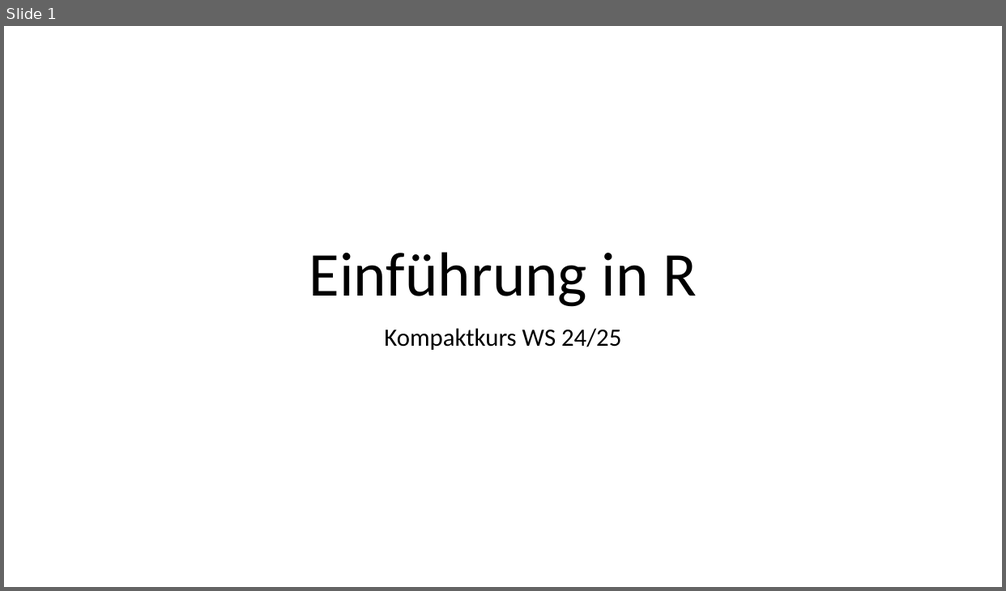
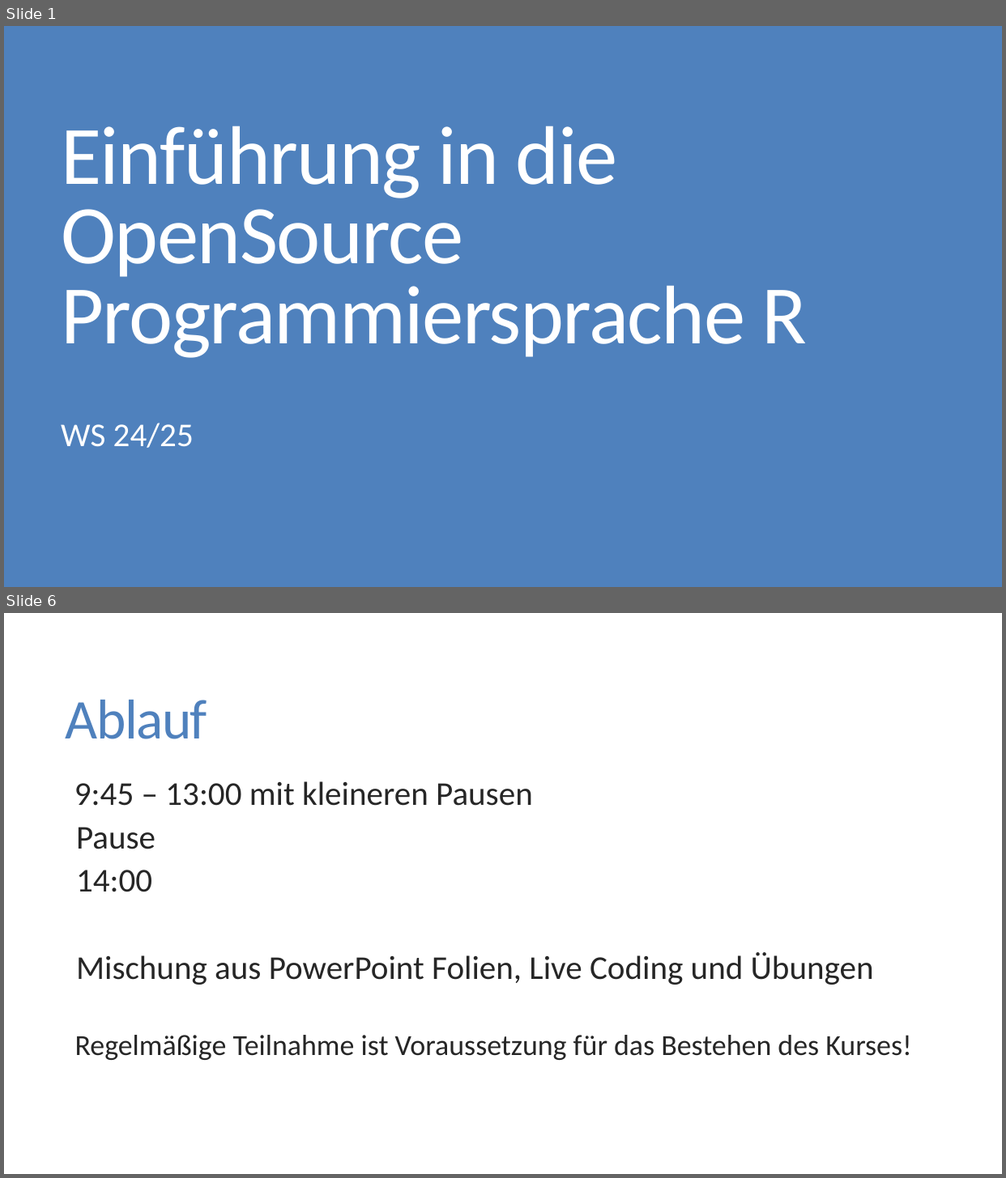
Before and after one commit to FlorianKeppeler/RKurs, a slide deck: Einführung in R.pptx. Shown one above the other, each under a label of ours: slide 1 before the commit, slides 1 and 6 after it; the slides between them are not shown. The pictures are 1006x591 and 1006x1178 pixels, drawn with LibreOffice and Linux fonts; fonts in the diff are those of the drawing. Boxes give left, top, right and bottom in pixels: in the first picture for what was removed or moved away, otherwise in the second. Text is boxed around its words. In the diff, an @@ line names an element or a change of style, - is before the commit and + after.

Commit message:
An PowerPoint Design verändert und Inhalte aufbereitet

```diff
--- a/Einführung in R.pptx
+++ b/Einführung in R.pptx
@@ slide 6 added at (4, 613, 1002, 1174), background #FFFFFF @@
@@ title added at (66, 700, 207, 739), 54 pt, text #4F81BD @@
+Ablauf
@@ text added at (74, 781, 911, 1060), 32 pt, text #262626 @@
+9:45 – 13:00 mit kleineren Pausen
+  Pause
+  14:00
+  Mischung aus PowerPoint Folien, Live Coding und Übungen
+  Regelmäßige Teilnahme ist Voraussetzung für das Bestehen des Kurses!
@@ slide 1 changed as well @@
@@ background #FFFFFF to #4F81BD @@
@@ title at (61, 126, 807, 358): text changed; size 60 to 80 pt; text colour #000000 to #FFFFFF @@
-Einführung in R
+Einführung in die OpenSource Programmiersprache R
@@ subtitle at (61, 423, 194, 448): text changed; size 24 to 32 pt; text colour #000000 to #FFFFFF @@
-Kompaktkurs WS 24/25
+WS 24/25
```
Also in this commit, not shown: 12 other slides changed, 3 other slides added, 1 slide removed.
